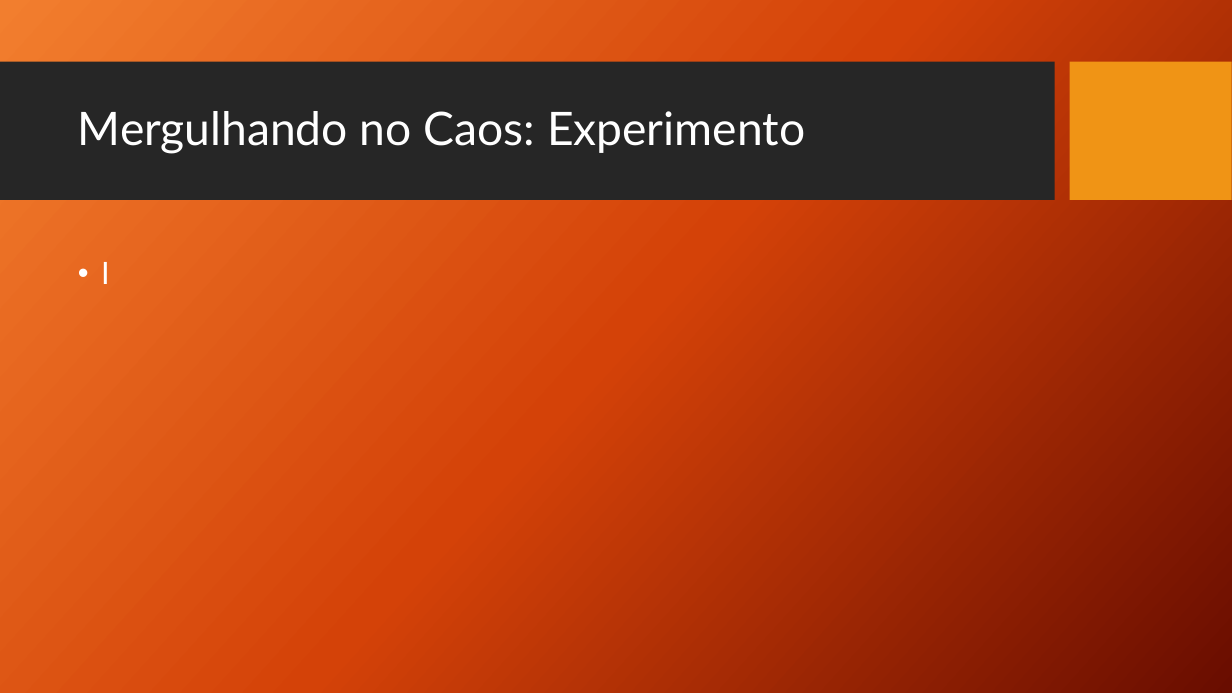
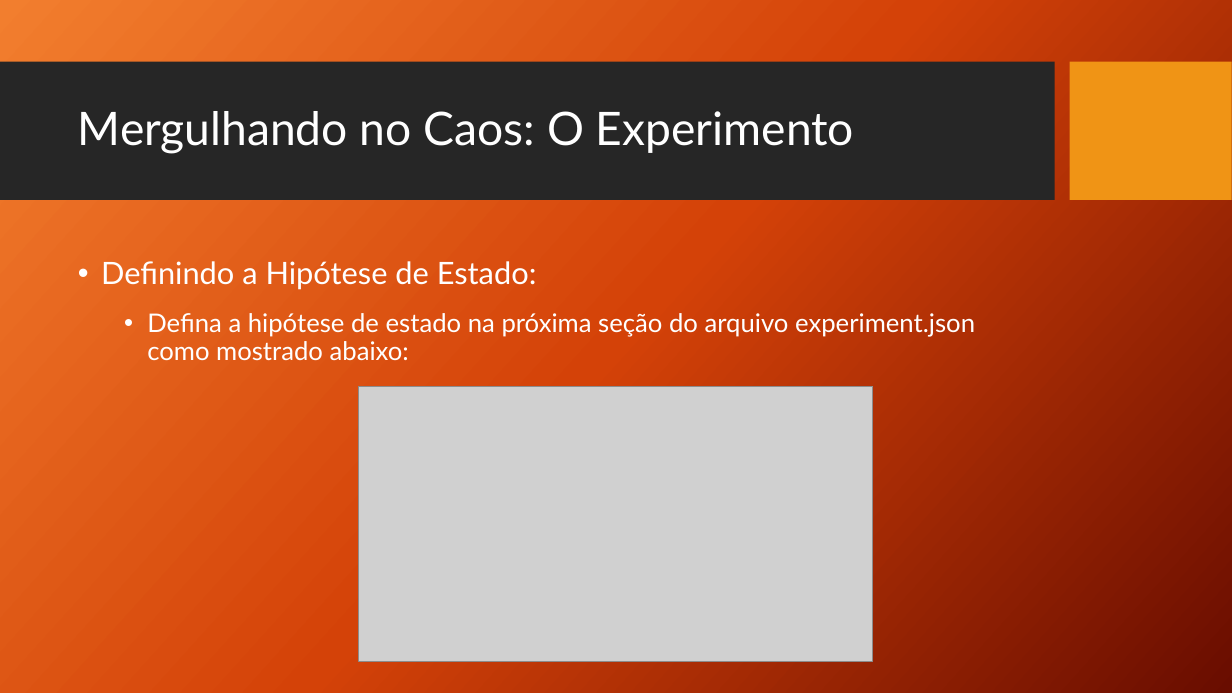
Before and after one commit to TCC-Chaos-Engineering/docs-chaos-engineering, a slide deck: slide 87 of docs/Chaos Engineering - Das Hipoteses aos Testes.pptx. Drawn at 1232x693 pixels with LibreOffice and Linux fonts; fonts in the diff are those of the drawing; grey boxes stand for pictures; background and template pictures are left out. Boxes give left, top, right and bottom in pixels: in the first picture for what was removed or moved away, otherwise in the second. Text is boxed around its words. In the diff, an @@ line names an element or a change of style, - is before the commit and + after.

Commit message:
Experimentos com Kurbenetes e Rollbacks

```diff
--- a/docs/Chaos Engineering - Das Hipoteses aos Testes.pptx
+++ b/docs/Chaos Engineering - Das Hipoteses aos Testes.pptx
@@ title at (x1=78, y1=111, x2=854, y2=154): text changed @@
-Mergulhando no Caos: Experimento
+Mergulhando no Caos: O Experimento
@@ text at (x1=101, y1=261, x2=975, y2=360): text changed; size 24 to 20 pt @@
-• I
+• Definindo a Hipótese de Estado:
+  • Defina a hipótese de estado na próxima seção do arquivo experiment.json como mostrado abaixo:
@@ picture added at (x1=360, y1=386, x2=873, y2=662) @@
```
Also in this commit, not shown: 14 other slides changed, 3 slides added, 3 slides removed.
